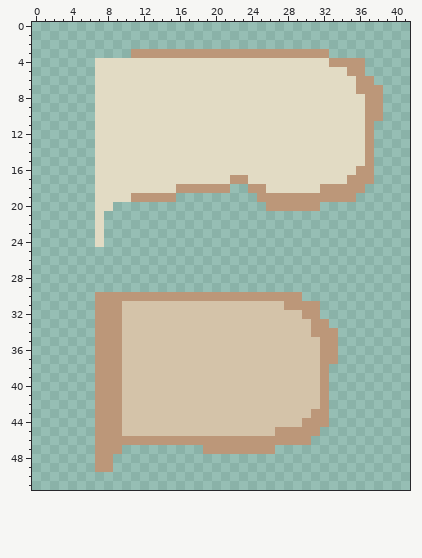
Edited in one commit: pixel-art file (assets/04_notebook/noteBooksTabsSheet.aseprite). This is how it looked before the edit.
42x52 pixels, 1 frame.
The result:
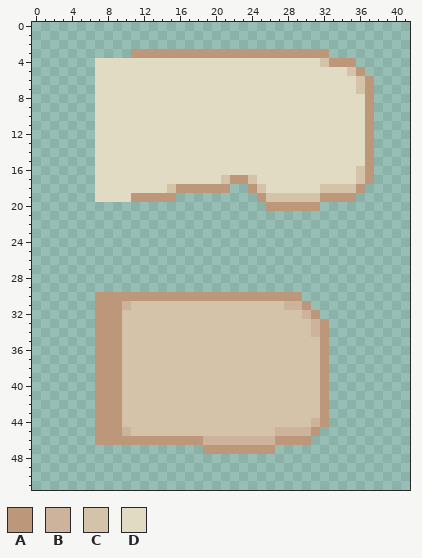
Palette (. is transparent): A #bc9779  B #ceb39c  C #d4c3a9  D #e2dbc4
Change:
Layer "Layer 5":
y 4: x 32 D -> C; x 36 A -> .
y 5: x 35 A -> C
y 6: x 36 A -> C
y 7: x 36 A -> C; x 38 A -> .
y 8..10: x 38 A -> .
y 16: x 36 A -> C
y 17: x 21 D -> C; x 24 D -> C; x 35..36 AA -> DC
y 18: x 15 D -> C; x 25 A -> C; x 32..35 AAAA -> CCCC
y 19: x 26..31 AAAAAA -> CCCCCC
y 20: x 7..8 DD -> ..
y 21..24: x 7 D -> .
y 31: x 10 C -> B; x 28..29 AA -> BB; x 31 A -> .
y 32: x 30 A -> B
y 33: x 31 A -> B
y 34: x 31 A -> B; x 33 A -> .
y 35..37: x 33 A -> .
y 43: x 31 A -> C
y 44: x 30..31 AA -> CB
y 45: x 10 C -> B; x 27..30 AAAA -> BBBB
y 46: x 19..26 AAAAAAAA -> BBBBBBBB
y 47: x 7..9 AAA -> ...
y 48..49: x 7..8 AA -> ..
Where, in picture pixels (left, top, right, bottom), the same in both pictures:
changed: (320, 58, 383, 121)
changed: (221, 166, 365, 202)
changed: (167, 184, 176, 193)
erased: (95, 202, 113, 247)
changed: (122, 301, 131, 310)
changed: (284, 301, 338, 364)
changed: (203, 409, 320, 445)
changed: (95, 427, 131, 472)
